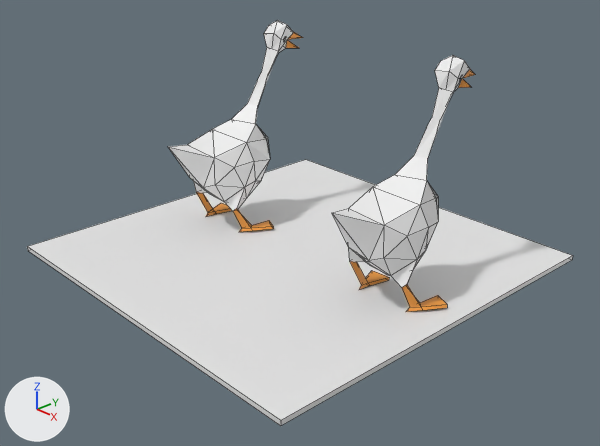
The Blender file G-Loop/Assets/goose/Goose.blend: old version first, new version second.
One viewpoint serves both versions: a camera (50 mm lens) standing at (11.31, -10.49, 7.46) and looking at (0.33, -0.33, 0.84). Every picture has the same lights, and +X, +Y and +Z are marked at lower left. Mesh edges are drawn as thin lines.

Script lines for the objects in view, before the commit:
```python
me_icosphere_001 = bpy.data.meshes.new('Icosphere.001')
me_icosphere_001.from_pydata(...)  # 88 vertices, 111 faces; spans x -0.99..0.85, y -1.53..1.98, z -2.95..1.5
me_icosphere_001.materials.append(mat_material_001)  # picture img_goose
me_icosphere_003 = bpy.data.meshes.new('Icosphere.003')
me_icosphere_003.from_pydata(...)  # 88 vertices, 111 faces; spans x -0.99..0.85, y -1.53..1.98, z -2.95..1.5
me_icosphere_003.materials.append(mat_material_002)  # picture img_goose_001
me_plane = bpy.data.meshes.new('Plane')
me_plane.from_pydata(...)  # a box spanning x -1.0..1.0, y -1.0..1.0, z -0.02..0.0
ob_goose = bpy.data.objects.new('Goose', me_icosphere_001)
ob_goose.location = (2.52, -0.02, 1.45)
ob_goose.rotation_euler = (0.164, 3.133, 0.0)  # degrees (9.4, 180, 0)
ob_goose_mesh = bpy.data.objects.new('Goose_mesh', me_icosphere_003)
ob_goose_mesh.location = (-2.19, -0.05, 1.45)
ob_goose_mesh.rotation_euler = (0.164, 3.133, 0.0)  # degrees (9.4, 180, 0)
ob_plane = bpy.data.objects.new('Plane', me_plane)
ob_plane.location = (-0.1, -0.02, -0.02)
ob_plane.scale = (3.98, 3.98, 3.98)
```
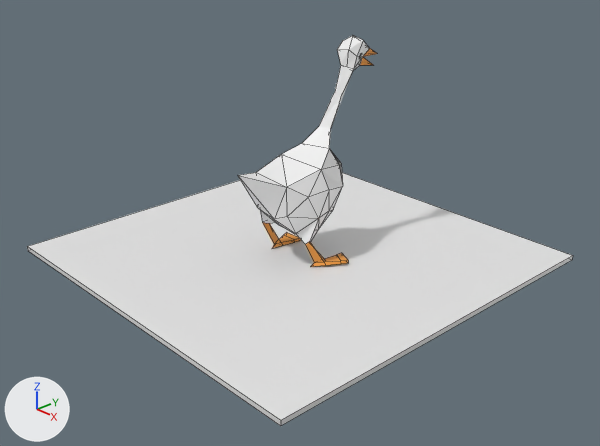
Where the newer file only moved an object's origin or applied its transform, the numbers keep the older frame.

What differs and where, as boxes [x1, y1, x2, y2] in the pictures (600 x 446 px):
'Goose_mesh', reshaped, moved (9% taller)
    before: [168, 20, 303, 232]
    after: [238, 36, 377, 267]
'Goose', hidden
    before: [332, 55, 476, 312]
part 1 of me_icosphere_003, built on
    before: [213, 203, 232, 214]
    after: [279, 232, 301, 245]
part 2 of me_icosphere_003, built on
    before: [251, 220, 273, 231]
    after: [324, 253, 348, 265]

What changed in the scene script:
```text
Change me_icosphere_003:
    used by ob_goose_mesh; location = (-2.19, -0.05, 1.45); rotation_euler = (0.164, 3.133, 0.0), in degrees (9.4, 180, 0)
    remove me_icosphere_003.from_pydata(...)  # 88 vertices, 111 faces; spans x -0.99..0.85, y -1.53..1.98, z -2.95..1.5
    add me_icosphere_003.from_pydata(...)  # 96 vertices, 119 faces; spans x -0.99..0.85, y -1.53..1.98, z -2.95..1.5
    me_icosphere_003 part 1
    4 faces are deleted
    4 vertices are added at (0.8, 0.42, 1.38), (0.49, 0.49, 1.4), (0.49, 0.47, 1.33), (0.78, 0.4, 1.32)
    8 new faces join them
    me_icosphere_003 part 2
    4 faces are deleted
    4 vertices are added at (-0.6, 0.64, 1.39), (-0.93, 0.44, 1.39), (-0.61, 0.61, 1.32), (-0.91, 0.44, 1.32)
    8 new faces join them
Change ob_goose:
    add ob_goose.hide_set(True)
Change ob_goose_mesh:
    ob_goose_mesh.location: (-2.19, -0.05, 1.45) -> (0.07, -0.05, 1.45)
```
